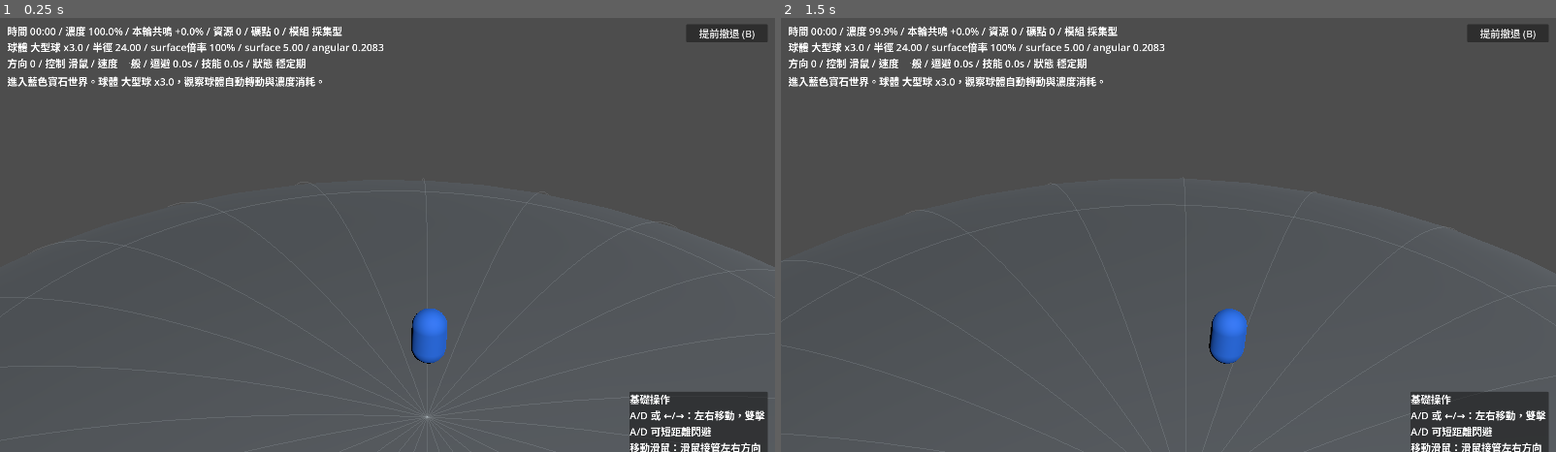
Above: before the commit, frames 1-2 (left to right).
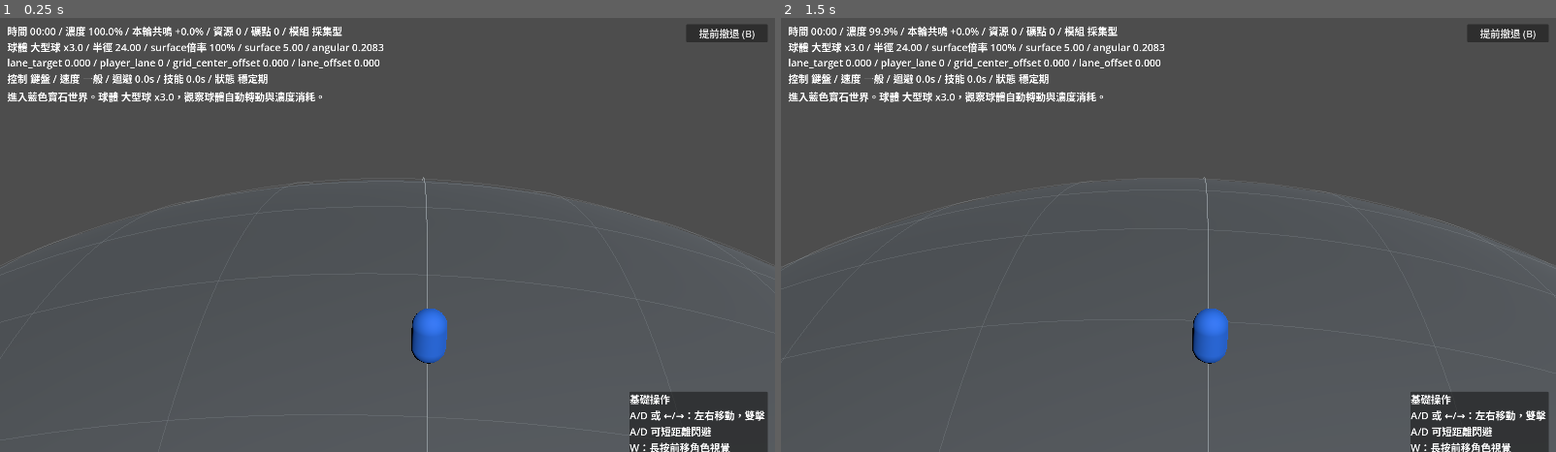
Above: after the commit, the same moments.

Repository: ttww14700-tech/GodotProject-AstralEcho
Game: Godot game, scene res://scenes/RunWorld.tscn
Two runs of this game, one before a commit and one after it. Both use one fixed random seed, a clock stepped at 60 frames per second and the inputs below. This scene is started directly instead of the project's main scene.
Inputs (mouse positions are in pixels of both pictures, inside the frame that each line leads up to):
- Up to frame 1 (0.25 s): no input
- Up to frame 2 (1.5 s): click "提前撤退 (B)" at 0.5 s; tap Enter at 1.25 s; move the mouse to (1339, 213) at 1.27 s; hold D (move_right) from 1.28 s (still down); hold W (camera_push_forward) from 1.28 s (still down)

The runs differ from the first frame. In frame 1, 2.2% of the frame differs, in the area x 1-99%, y 9-100%; in frame 2, 2.9%, in the area x 0-100%, y 9-100%.

Commit message:
Refine RunWorld sphere grid

Diff:
--- a/scripts/RunWorld.gd
+++ b/scripts/RunWorld.gd
@@ -11,7 +11,6 @@
 const LANE_STEP := 4.4
 const PLAYER_MOVE_LIMIT := 5.2
 const LATERAL_SPEED := 3.2
-const MOUSE_DEADZONE := 0.5
 const MONSTER_CHASE_SPEED := 0.8
 const GRID_RADIUS_OFFSET := 0.018
 const GIANT_RESONANCE_STEP := 10.0
@@ -47,6 +46,10 @@
 @export var lane_dash_cooldown_duration := 0.45
 @export var planet_visible_height_ratio := 0.58
 @export var camera_fov := 48.0
+@export var surface_grid_cube_face_subdivisions := 12
+@export var surface_grid_segments_per_cell := 8
+@export var surface_grid_lane_guide_extent_lanes := 1
+@export var surface_grid_lane_guide_angle_steps := 144
 @export var event_preview_enabled := true
 @export var event_preview_layer_scene: PackedScene = RUN_EVENT_PREVIEW_LAYER_SCENE
 @export var event_preview_use_runworld_visual_overrides := false
@@ -92,7 +95,7 @@
 var event_serial := 0
 var preview_event_serial := 0
 var preview_group_serial := 0
-var control_scheme := "mouse"
+var control_scheme := "keyboard"
 var current_surface_speed := 0.0
 var current_world_rotation_speed := 0.0
 var current_world_size_name := "小型球"
@@ -186,6 +189,22 @@
 	return PLAYER_MOVE_LIMIT * current_world_scale
 
 
+func _lane_center_x(lane: int) -> float:
+	return float(lane) * _lane_step()
+
+
+func _surface_grid_center_x() -> float:
+	return 0.0
+
+
+func _grid_center_offset() -> float:
+	return lane_target - _surface_grid_center_x()
+
+
+func _lane_center_offset() -> float:
+	return lane_target - _lane_center_x(player_lane)
+
+
 func _event_preview_reference_radius() -> float:
 	return maxf(WORLD_RADIUS * event_preview_reference_world_scale, 0.001)
 
@@ -303,42 +322,148 @@
 	grid.material_override = _grid_material()
 	world_mesh.add_child(grid)
 
+	var lane_guides := MeshInstance3D.new()
+	lane_guides.name = "SurfaceLaneGuides"
+	lane_guides.mesh = _create_surface_lane_guides_mesh(false)
+	lane_guides.material_override = _lane_guide_material(false)
+	world_mesh.add_child(lane_guides)
+
+	var center_guide := MeshInstance3D.new()
+	center_guide.name = "SurfaceCenterLaneGuide"
+	center_guide.mesh = _create_surface_center_lane_guide_mesh()
+	center_guide.material_override = _lane_guide_material(true)
+	world_mesh.add_child(center_guide)
+
 
 func _create_surface_grid_mesh() -> Mesh:
 	var mesh := ImmediateMesh.new()
 	var radius := current_world_radius + GRID_RADIUS_OFFSET
-	var latitude_steps := 8
-	var longitude_steps := 24
-	var segment_steps := 96
+	var subdivisions := maxi(surface_grid_cube_face_subdivisions, 2)
+	var segments_per_line := subdivisions * maxi(surface_grid_segments_per_cell, 1)
+	var seam_line_keys := {}
 
 	mesh.surface_begin(Mesh.PRIMITIVE_LINES)
 
-	for lat_index in range(1, latitude_steps):
-		var theta := -PI * 0.5 + PI * float(lat_index) / float(latitude_steps)
-		var y := sin(theta) * radius
-		var ring_radius := cos(theta) * radius
-		for step in range(segment_steps):
-			var a := TAU * float(step) / float(segment_steps)
-			var b := TAU * float(step + 1) / float(segment_steps)
-			mesh.surface_add_vertex(Vector3(cos(a) * ring_radius, y, sin(a) * ring_radius))
-			mesh.surface_add_vertex(Vector3(cos(b) * ring_radius, y, sin(b) * ring_radius))
-
-	for lon_index in range(longitude_steps):
-		var phi := TAU * float(lon_index) / float(longitude_steps)
-		for step in range(segment_steps):
-			var theta_a := -PI * 0.5 + PI * float(step) / float(segment_steps)
-			var theta_b := -PI * 0.5 + PI * float(step + 1) / float(segment_steps)
-			mesh.surface_add_vertex(Vector3(cos(theta_a) * cos(phi) * radius, sin(theta_a) * radius, cos(theta_a) * sin(phi) * radius))
-			mesh.surface_add_vertex(Vector3(cos(theta_b) * cos(phi) * radius, sin(theta_b) * radius, cos(theta_b) * sin(phi) * radius))
+	for face in range(6):
+		for grid_index in range(subdivisions + 1):
+			var offset := -1.0 + 2.0 * float(grid_index) / float(subdivisions)
+			_add_cube_sphere_grid_line_if_unique(mesh, seam_line_keys, face, Vector2(offset, -1.0), Vector2(offset, 1.0), radius, segments_per_line)
+			_add_cube_sphere_grid_line_if_unique(mesh, seam_line_keys, face, Vector2(-1.0, offset), Vector2(1.0, offset), radius, segments_per_line)
 
 	mesh.surface_end()
 	return mesh
+
+
+func _add_cube_sphere_grid_line_if_unique(mesh: ImmediateMesh, seam_line_keys: Dictionary, face: int, start: Vector2, end: Vector2, radius: float, segment_steps: int) -> void:
+	if _cube_sphere_line_is_face_edge(start, end):
+		var seam_key := _cube_sphere_line_key(face, start, end)
+		if seam_line_keys.has(seam_key):
+			return
+		seam_line_keys[seam_key] = true
+	_add_cube_sphere_grid_line(mesh, face, start, end, radius, segment_steps)
+
+
+func _cube_sphere_line_is_face_edge(start: Vector2, end: Vector2) -> bool:
+	return (
+		is_equal_approx(start.x, end.x) and is_equal_approx(absf(start.x), 1.0)
+	) or (
+		is_equal_approx(start.y, end.y) and is_equal_approx(absf(start.y), 1.0)
+	)
+
+
+func _cube_sphere_line_key(face: int, start: Vector2, end: Vector2) -> String:
+	var endpoints := [
+		_quantized_grid_point(_cube_sphere_point(face, start, 1.0)),
+		_quantized_grid_point(_cube_sphere_point(face, end, 1.0))
+	]
+	endpoints.sort()
+	return "%s|%s" % [endpoints[0], endpoints[1]]
+
+
+func _quantized_grid_point(point: Vector3) -> String:
+	return "%.5f,%.5f,%.5f" % [point.x, point.y, point.z]
+
+
+func _add_cube_sphere_grid_line(mesh: ImmediateMesh, face: int, start: Vector2, end: Vector2, radius: float, segment_steps: int) -> void:
+	var steps := maxi(segment_steps, 1)
+	for step in range(steps):
+		var t_a := float(step) / float(steps)
+		var t_b := float(step + 1) / float(steps)
+		mesh.surface_add_vertex(_cube_sphere_point(face, start.lerp(end, t_a), radius))
+		mesh.surface_add_vertex(_cube_sphere_point(face, start.lerp(end, t_b), radius))
+
+
+func _cube_sphere_point(face: int, uv: Vector2, radius: float) -> Vector3:
+	var cube_point := Vector3.ZERO
+	match face:
+		0:
+			cube_point = Vector3(1.0, uv.y, -uv.x)
+		1:
+			cube_point = Vector3(-1.0, uv.y, uv.x)
+		2:
+			cube_point = Vector3(uv.x, 1.0, uv.y)
+		3:
+			cube_point = Vector3(uv.x, -1.0, -uv.y)
+		4:
+			cube_point = Vector3(uv.x, uv.y, 1.0)
+		_:
+			cube_point = Vector3(-uv.x, uv.y, -1.0)
+	return cube_point.normalized() * radius
+
+
+func _create_surface_lane_guides_mesh(include_center: bool) -> Mesh:
+	var mesh := ImmediateMesh.new()
+	var radius := current_world_radius + GRID_RADIUS_OFFSET * 1.8
+	var lane_extent := maxi(surface_grid_lane_guide_extent_lanes, 0)
+	var angle_steps := maxi(surface_grid_lane_guide_angle_steps, 8)
+
+	mesh.surface_begin(Mesh.PRIMITIVE_LINES)
+	for lane in range(-lane_extent, lane_extent + 1):
+		if lane == 0 and not include_center:
+			continue
+		_add_lane_guide_line(mesh, _lane_center_x(lane), radius, angle_steps)
+	mesh.surface_end()
+	return mesh
+
+
+func _create_surface_center_lane_guide_mesh() -> Mesh:
+	var mesh := ImmediateMesh.new()
+	var radius := current_world_radius + GRID_RADIUS_OFFSET * 2.4
+	var angle_steps := maxi(surface_grid_lane_guide_angle_steps, 8)
+
+	mesh.surface_begin(Mesh.PRIMITIVE_LINES)
+	_add_lane_guide_line(mesh, _surface_grid_center_x(), radius, angle_steps)
+	mesh.surface_end()
+	return mesh
+
+
+func _add_lane_guide_line(mesh: ImmediateMesh, x: float, radius: float, angle_steps: int) -> void:
+	var clamped_x := clampf(x, -radius + 0.001, radius - 0.001)
+	var lane_radius := sqrt(maxf(radius * radius - clamped_x * clamped_x, 0.0))
+	for step in range(angle_steps):
+		var a := TAU * float(step) / float(angle_steps)
+		var b := TAU * float(step + 1) / float(angle_steps)
+		mesh.surface_add_vertex(_lane_guide_point(clamped_x, lane_radius, a, radius))
+		mesh.surface_add_vertex(_lane_guide_point(clamped_x, lane_radius, b, radius))
+
+
+func _lane_guide_point(x: float, lane_radius: float, angle: float, radius: float) -> Vector3:
+	return Vector3(x, cos(angle) * lane_radius, sin(angle) * lane_radius).normalized() * radius
 
 
 func _grid_material() -> StandardMaterial3D:
 	var material := StandardMaterial3D.new()
 	material.shading_mode = BaseMaterial3D.SHADING_MODE_UNSHADED
-	material.albedo_color = Color(0.78, 0.82, 0.84, 0.144)
+	material.albedo_color = Color(0.78, 0.82, 0.84, 0.12)
+	material.transparency = BaseMaterial3D.TRANSPARENCY_ALPHA
+	material.no_depth_test = false
+	return material
+
+
+func _lane_guide_material(is_center: bool) -> StandardMaterial3D:
+	var material := StandardMaterial3D.new()
+	material.shading_mode = BaseMaterial3D.SHADING_MODE_UNSHADED
+	material.albedo_color = Color(0.86, 0.9, 0.92, 0.36 if is_center else 0.22)
 	material.transparency = BaseMaterial3D.TRANSPARENCY_ALPHA
 	material.no_depth_test = false
 	return material
@@ -433,16 +558,11 @@
 	layer.add_child(controls_panel)
 
 	var controls := Label.new()
-	controls.text = "基礎操作\nA/D 或 ←/→：左右移動，雙擊 A/D 可短距離閃避\n移動滑鼠：滑鼠接管左右方向\nW：長按前移角色視覺\nS：長按減速並後退角色視覺\nSpace：迴避閃過事件\nF：使用技能\nB：提前撤退"
+	controls.text = "基礎操作\nA/D 或 ←/→：左右移動，雙擊 A/D 可短距離閃避\nW：長按前移角色視覺\nS：長按減速並後退角色視覺\nSpace：迴避閃過事件\nF：使用技能\nB：提前撤退"
 	controls.autowrap_mode = TextServer.AUTOWRAP_WORD_SMART
 	controls_panel.add_child(controls)
 
 	_apply_font_size(layer)
-
-
-func _input(event: InputEvent) -> void:
-	if event is InputEventMouseMotion and event.relative.length() > MOUSE_DEADZONE:
-		control_scheme = "mouse"
 
 
 func _handle_input(delta: float) -> void:
@@ -456,14 +576,6 @@
 		control_scheme = "keyboard"
 		var move_limit := _player_move_limit()
 		lane_target = clampf(lane_target + lateral_axis * LATERAL_SPEED * current_world_scale * delta, -move_limit, move_limit)
-	elif control_scheme == "mouse":
-		var viewport_width := float(get_viewport().get_visible_rect().size.x)
-		if viewport_width > 0.0:
-			var mouse_x := get_viewport().get_mouse_position().x
-			var mouse_ratio := clampf(mouse_x / viewport_width, 0.0, 1.0)
-			var move_limit := _player_move_limit()
-			var mouse_target := lerpf(-move_limit, move_limit, mouse_ratio)
-			lane_target = move_toward(lane_target, mouse_target, LATERAL_SPEED * current_world_scale * delta)
 	player_lane = clampi(roundi(lane_target / _lane_step()), -1, 1)
 	if Input.is_action_just_pressed("dodge") and dodge_cooldown <= 0.0:
 		dodge_timer = 0.55
@@ -872,7 +984,7 @@
 	var control_text := "鍵盤" if control_scheme == "keyboard" else "滑鼠"
 	var slow_text := "慢速中" if Input.is_action_pressed("slow_down") else "一般"
 	var surface_speed_multiplier := _get_surface_speed_multiplier()
-	hud_label.text = "時間 %s / 濃度 %.1f%% / 本輪共鳴 +%.1f%% / 資源 %d / 礦點 %d / 模組 %s\n球體 %s x%.1f / 半徑 %.2f / surface倍率 %.0f%% / surface %.2f / angular %.4f\n方向 %d / 控制 %s / 速度 %s / 迴避 %.1fs / 技能 %.1fs / 狀態 %s" % [
+	hud_label.text = "時間 %s / 濃度 %.1f%% / 本輪共鳴 +%.1f%% / 資源 %d / 礦點 %d / 模組 %s\n球體 %s x%.1f / 半徑 %.2f / surface倍率 %.0f%% / surface %.2f / angular %.4f\nlane_target %.3f / player_lane %d / grid_center_offset %.3f / lane_offset %.3f\n控制 %s / 速度 %s / 迴避 %.1fs / 技能 %.1fs / 狀態 %s" % [
 		_format_time(elapsed),
 		concentration,
 		resonance_gained,
@@ -885,7 +997,10 @@
 		surface_speed_multiplier * 100.0,
 		current_surface_speed,
 		current_world_rotation_speed,
+		lane_target,
 		player_lane,
+		_grid_center_offset(),
+		_lane_center_offset(),
 		control_text,
 		slow_text,
 		dodge_cooldown,
@@ -1252,8 +1367,9 @@
 	mine_points = data.get("mine_points", mine_points)
 	elapsed = data.get("elapsed", elapsed)
 	entered_danger = data.get("entered_danger", entered_danger)
-	player_lane = data.get("player_lane", player_lane)
-	lane_target = data.get("lane_target", player_lane * _lane_step())
+	player_lane = clampi(int(data.get("player_lane", player_lane)), -1, 1)
+	lane_target = clampf(float(data.get("lane_target", lane_target)), -_player_move_limit(), _player_move_limit())
+	player_lane = clampi(roundi(lane_target / _lane_step()), -1, 1)
 	current_world_size_name = data.get("world_size_name", current_world_size_name)
 	current_world_scale = float(data.get("world_scale", current_world_scale))
 	current_world_radius = float(data.get("world_radius", current_world_radius))
Not shown, changed: AGENTS.md
